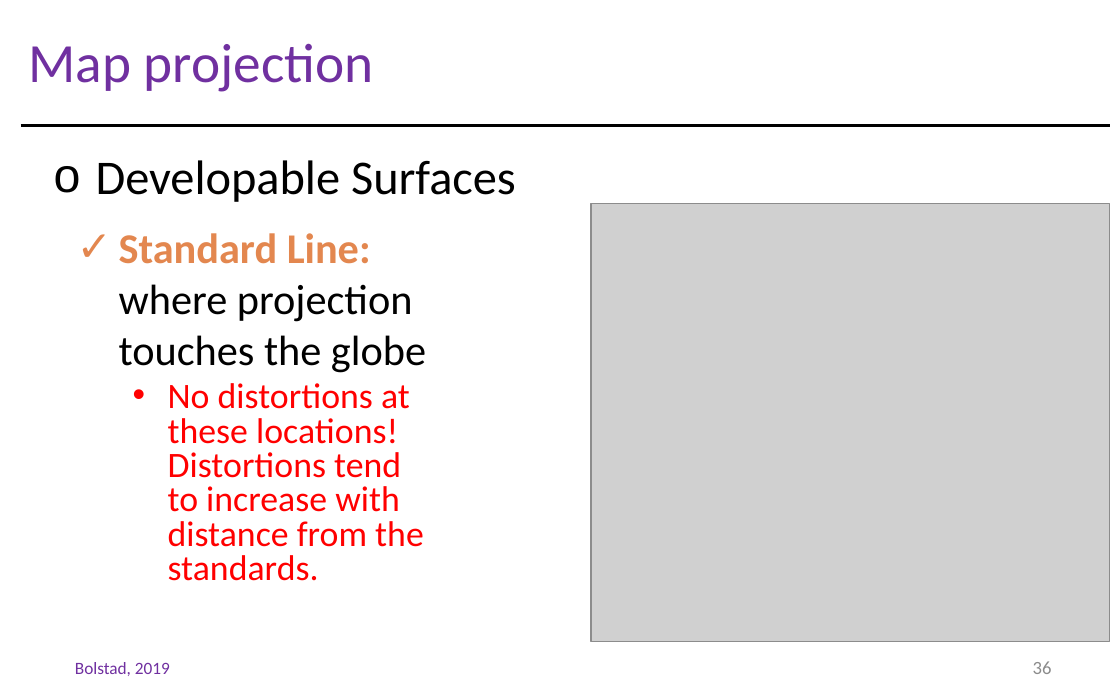
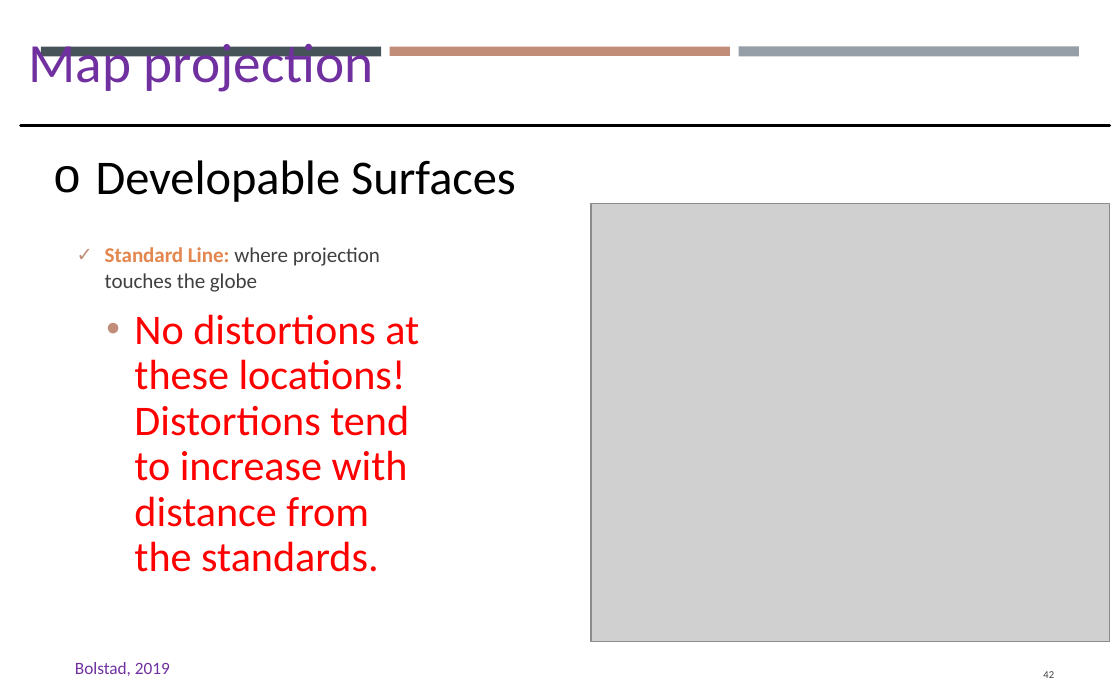
Before and after one commit to gisynw/GIS_I, a slide deck: slide 42 of docs/Lectures/Week03/Lecture02_GEOG2475_Datum.pptx (slide 36 before the commit). Drawn at 1120x700 pixels with LibreOffice and Linux fonts; fonts in the diff are those of the drawing; grey boxes stand for pictures. Boxes give left, top, right and bottom in pixels: in the first picture for what was removed or moved away, otherwise in the second. Text is boxed around its words. In the diff, an @@ line names an element or a change of style, - is before the commit and + after.

```diff
--- a/docs/Lectures/Week03/Lecture02_GEOG2475_Datum.pptx
+++ b/docs/Lectures/Week03/Lecture02_GEOG2475_Datum.pptx
@@ rectangle added at bbox=[41, 47, 381, 57], fill #465359 @@
@@ rectangle added at bbox=[390, 47, 729, 56], fill #C18C78 @@
@@ rectangle added at bbox=[739, 46, 1079, 56], fill #969FA7 @@
@@ text "Standard Line: where projection touches ..." at bbox=[105, 247, 419, 572]: size 24.5 to 12.2 pt in "Standard Line: where projection touches the globe"; text colour #000000 to #404040 in "where projection touches the globe"; size 20.7 to 24.4 pt in "No distortions at these locations! Distortions tend ..."; indent changed; more space between paragraphs; line spacing 0.8 to 0.9; vertical alignment top to middle @@
@@ page number at bbox=[1043, 671, 1054, 678]: text changed; size 10.8 to 6.1 pt; text colour #8C8C8C to #404040 @@
-36
+42
```
Also in this commit, not shown: 64 other slides changed, 8 slides added, 2 slides removed, 2 other files.
